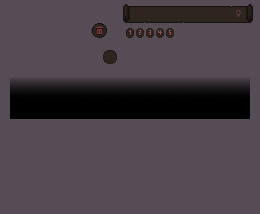
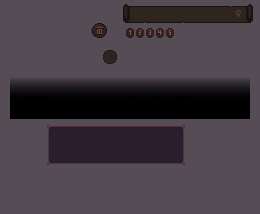
Revision of a layered 260 × 214 image; what changed, layer by layer:
added group "ItemInfoContainer.png" with 2 layers above "InventoryItemSlot.png" over <box>47,125,185,165</box>
added layer "Layer 4" in group "ItemInfoContainer.png" over <box>49,127,183,163</box>
added layer "Layer 3" in group "ItemInfoContainer.png" over <box>47,125,185,165</box>
